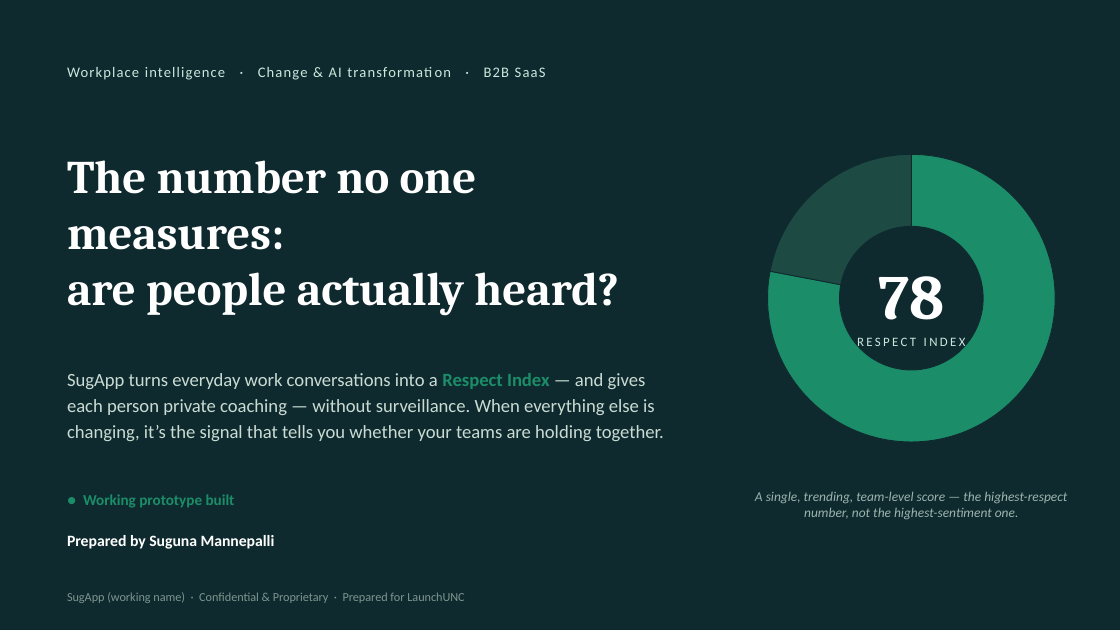
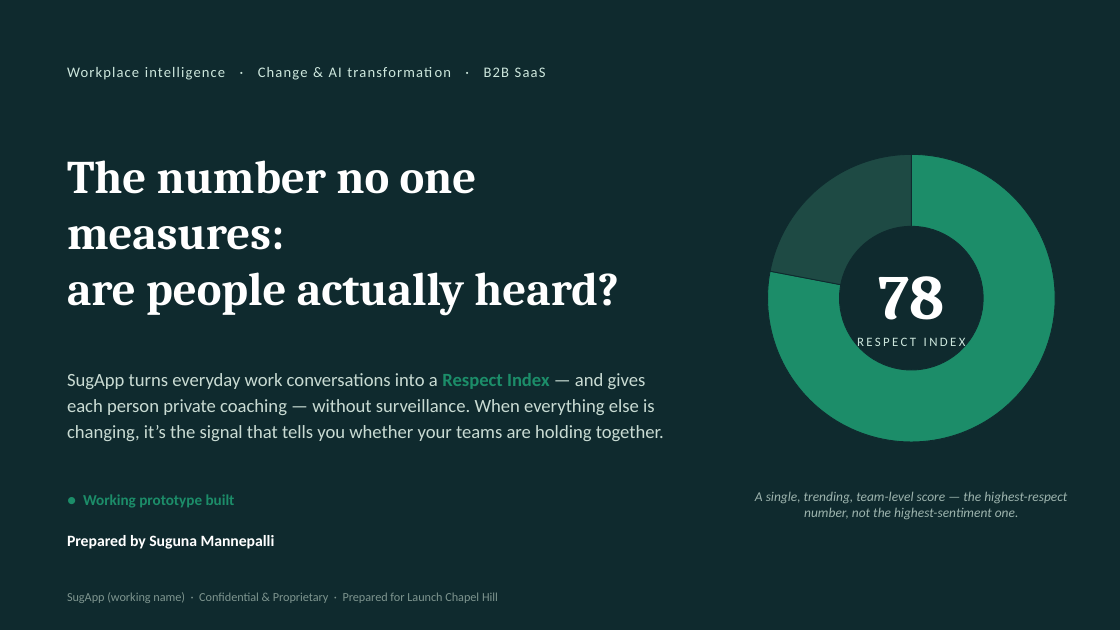
Before and after one commit to rcmannepalli/testapp, a slide deck: slide 1 of prototype/pitch/SugApp_Investor_Brief.pptx. Drawn at 1120x630 pixels with LibreOffice and Linux fonts; fonts in the diff are those of the drawing. Boxes give left, top, right and bottom in pixels: in the first picture for what was removed or moved away, otherwise in the second. Text is boxed around its words. In the diff, an @@ line names an element or a change of style, - is before the commit and + after.

```diff
--- a/prototype/pitch/SugApp_Investor_Brief.pptx
+++ b/prototype/pitch/SugApp_Investor_Brief.pptx
@@ text at (67,592,498,603): text changed @@
-SugApp (working name) · Confidential & Proprietary · Prepared for LaunchUNC
+SugApp (working name) · Confidential & Proprietary · Prepared for Launch Chapel Hill
```
Also in this commit, not shown: 1 other slide changed, 4 other files.
